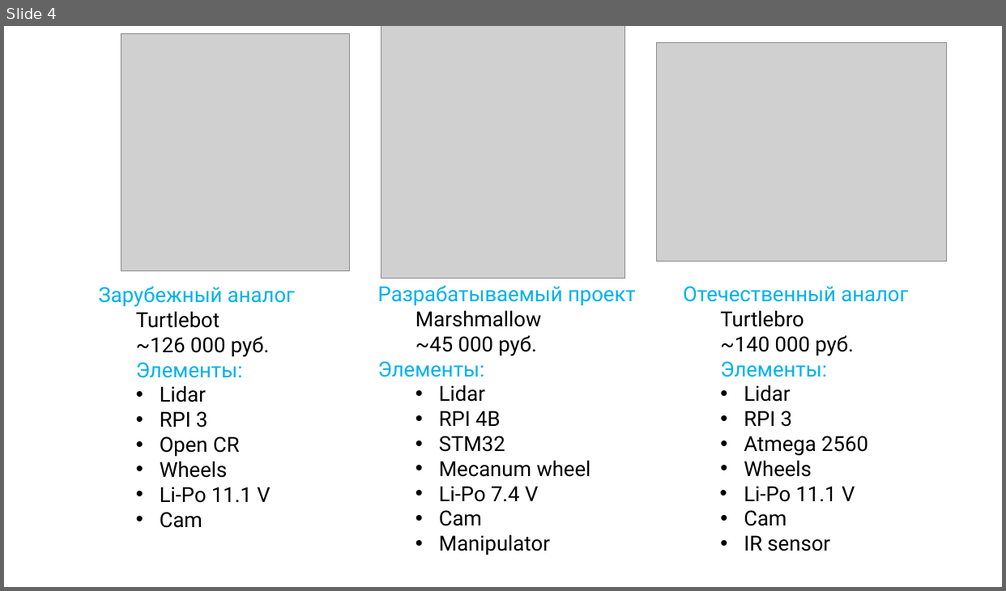
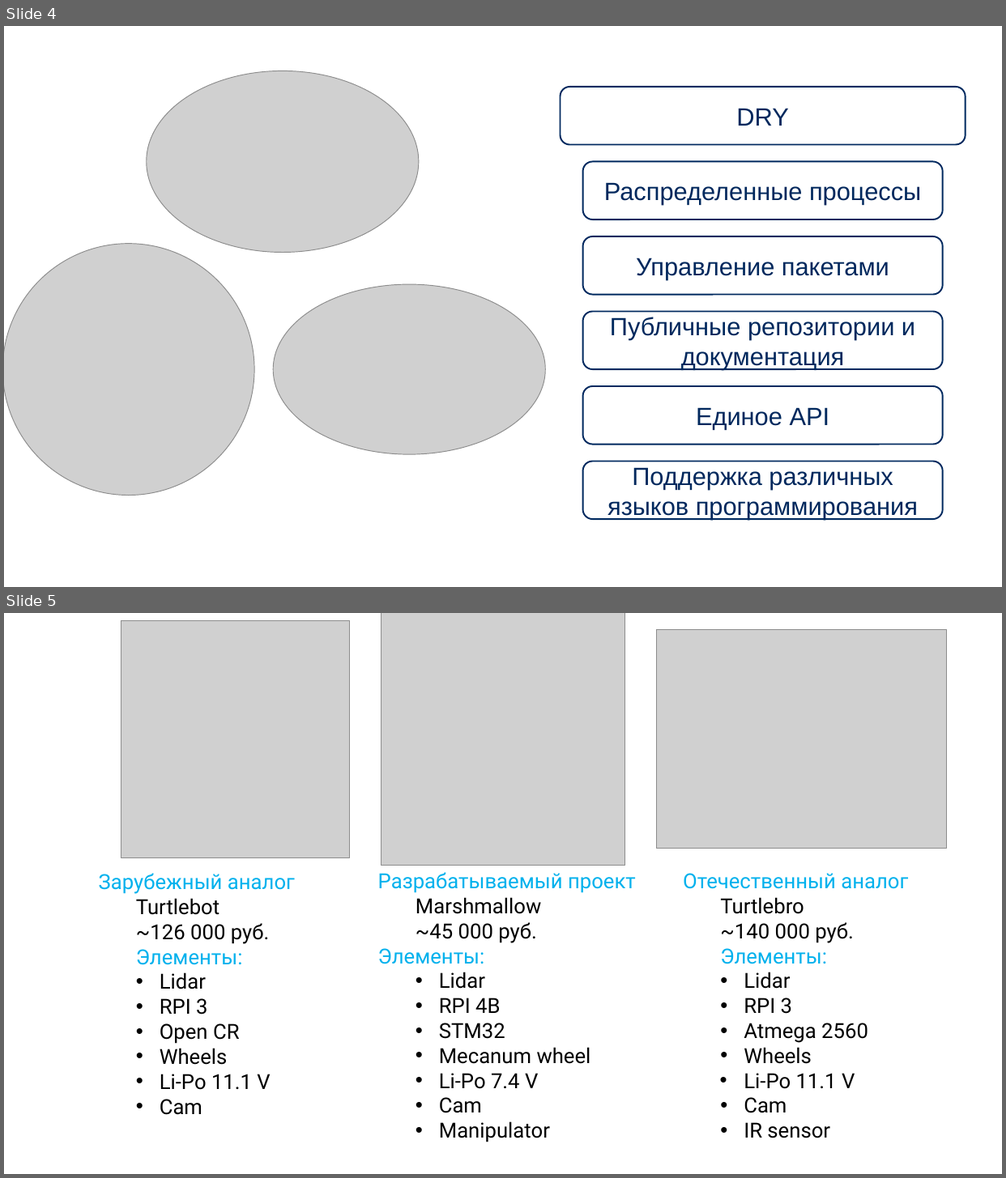
Before and after one commit to incubus-ank/marshmallow_old, a slide deck: Защита.pptx. Shown one above the other, each under a label of ours: slide 4 before the commit, slides 4 and 5 after it. The pictures are 1006x591 and 1006x1178 pixels, drawn with LibreOffice and Linux fonts; fonts in the diff are those of the drawing; grey boxes stand for pictures; background and template pictures are left out. Boxes give left, top, right and bottom in pixels: in the first picture for what was removed or moved away, otherwise in the second. Text is boxed around its words. In the diff, an @@ line names an element or a change of style, - is before the commit and + after.

```diff
--- a/Защита.pptx
+++ b/Защита.pptx
@@ slide 4 added at [4,26,1002,587], background picture (left out) @@
@@ picture added at [147,71,419,253] @@
@@ rounded rectangle added at [560,87,965,144], outline #00295F 1.5 pt, 24 pt, text #00285D @@
+DRY
@@ rounded rectangle added at [582,161,943,219], outline #00295F 1.5 pt, 24 pt, text #00285D @@
+Распределенные процессы
@@ picture added at [4,244,254,495] @@
@@ rounded rectangle added at [582,237,943,294], outline #00295F 1.5 pt, 24 pt, text #00285D @@
+Управление пакетами
@@ picture added at [274,284,546,454] @@
@@ rounded rectangle added at [582,311,943,369], outline #00295F 1.5 pt, 24 pt, text #00285D @@
+Публичные репозитории и документация
@@ rounded rectangle added at [582,386,943,445], outline #00295F 1.5 pt, 24 pt, text #00285D @@
+Единое API
@@ rounded rectangle added at [582,462,943,519], outline #00295F 1.5 pt, 24 pt, text #00285D @@
+Поддержка различных языков программирования
@@ what was slide 4 is now slide 5 @@
```
Also in this commit, not shown: 4 other slides added, 4 slides removed, 4 other files.
